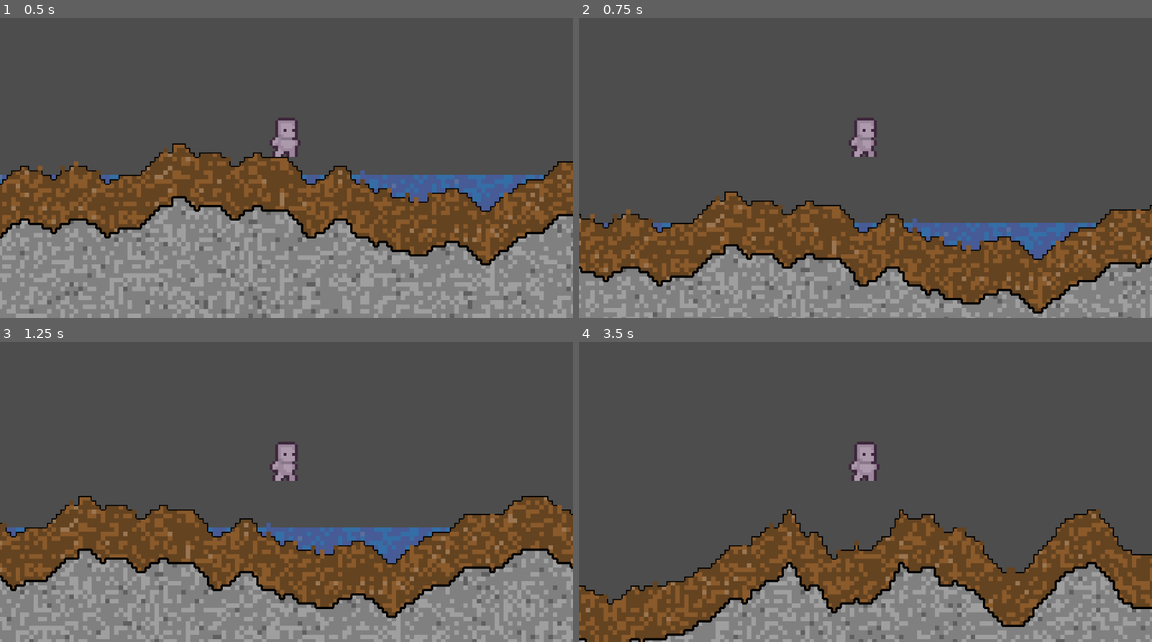
Above: before the commit, frames 1-4 (two rows, left to right).
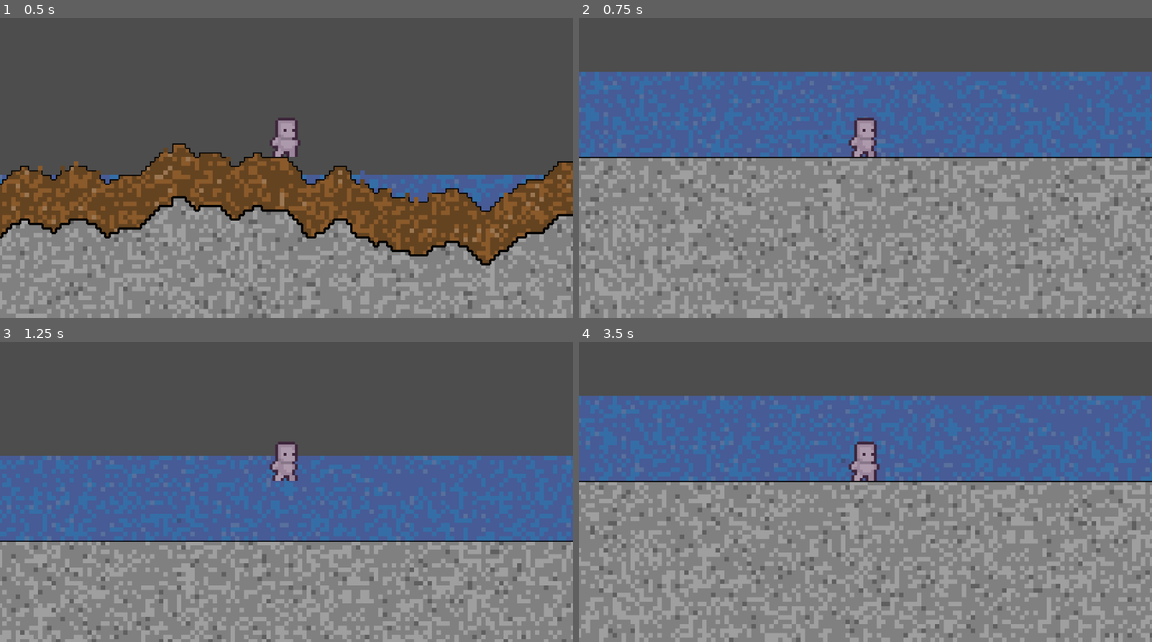
Above: after the commit, the same moments.

Repository: MessrsBrightside/pixel-mixel
Game: Godot game, scene res://scenes/main.tscn
Two runs of this game, one before a commit and one after it. Both use one fixed random seed, a clock stepped at 60 frames per second and the inputs below.
Inputs:
- Up to frame 1 (0.5 s): no input
- Up to frame 2 (0.75 s): tap Enter (ui_accept) at 0.5 s; hold Right (ui_right) from 0.53 s (still down); tap 8 at 0.6 s
- Up to frame 3 (1.25 s): keep holding Right (ui_right); tap Enter (ui_accept) at 0.77 s
- Up to frame 4 (3.5 s): release Right (ui_right) at 1.28 s; hold Down 1.28-2.03 s; tap 8 at 1.35, 2.3, 3.05 s; tap Enter (ui_accept) at 1.52, 3.02 s; hold Right (ui_right) 2.03-2.78 s; tap 1 at 2.1 s; hold Up from 2.78 s (still down); tap 2 at 2.85 s

Frame 1 is identical in both runs. In frame 2, 73% of the frame differs, in the area x 0-100%, y 17-100%; in frame 3, 49%; in frame 4, 73%.

Commit message:
feat: add Forest Lake biome generation (#25)
- Central lake depression ~175 chunks wide, filled with water (LIQUID)
- Terrain slopes down gently toward lake center
- Dirt/grass surface with stone underground on land
- Maple trees on land portions (every 15-25 chunks)
- Grass/reeds at waterline (1-2 chunks tall)
- Registered in BiomeRegistry, key 8 in main.gd
- Screenshot at seed 42, 6 passing tests

Diff:
--- a/scenes/main.gd
+++ b/scenes/main.gd
@@ -70,6 +70,7 @@
 			KEY_5: _generate_preset(4)
 			KEY_6: _generate_biome("ocean_shore", 42)
 			KEY_7: _generate_biome("forest_surface", 42)
+			KEY_8: _generate_biome("forest_lake", 42)
 			KEY_R: _generate(randi(), {"amplitude": 30, "frequency": 0.02, "base_height": 75, "water_level": 80, "dirt_depth": 14, "loose_density": 0.1})
 			KEY_UP: _ticks_per_frame = mini(_ticks_per_frame * 2, 500)
 			KEY_DOWN: _ticks_per_frame = maxi(_ticks_per_frame / 2, 1)
--- a/scripts/gen/biomes/biome_registry.gd
+++ b/scripts/gen/biomes/biome_registry.gd
@@ -9,6 +9,7 @@
 func _init() -> void:
 	_biomes["ocean_shore"] = OceanShoreBiome.new()
 	_biomes["forest_surface"] = ForestSurfaceBiome.new()
+	_biomes["forest_lake"] = ForestLakeBiome.new()
 
 
 func get_biome(biome_name: String) -> GenerationPlugin:
--- /dev/null
+++ b/scripts/gen/biomes/forest_lake_biome.gd
@@ -0,0 +1,108 @@
+class_name ForestLakeBiome
+extends GenerationPlugin
+
+## Generates forest lake biome: central lake with sloped terrain, maple trees, and reeds.
+
+const DIRT := 1
+const STONE := 2
+const WATER := 3
+const GRASS := 4
+const LEAVES := 5
+const WOOD := 6
+
+
+func execute(grid: ChunkGrid, params: Dictionary) -> void:
+	var size := grid.get_size()
+	var rng: RandomNumberGenerator = params["rng"]
+
+	# Lake dimensions: 150-200 chunks wide, centered
+	var lake_width := 175
+	var lake_start := (size.x - lake_width) / 2
+	var lake_end := lake_start + lake_width
+
+	# Heights
+	var land_surface_y := int(size.y * 0.35)  # flat land surface
+	var lake_bottom_y := int(size.y * 0.55)   # lake floor
+	var water_surface_y := int(size.y * 0.42) # water level
+
+	# Slope transition zone (30 chunks on each side)
+	var slope_width := 30
+
+	# Compute surface height per column
+	var surface: Array[int] = []
+	surface.resize(size.x)
+	for x in range(size.x):
+		if x < lake_start - slope_width:
+			# Flat land left
+			surface[x] = land_surface_y
+		elif x < lake_start:
+			# Slope down to lake
+			var t := float(x - (lake_start - slope_width)) / float(slope_width)
+			surface[x] = land_surface_y + int(t * (water_surface_y - land_surface_y))
+		elif x <= lake_end:
+			# Lake floor
+			surface[x] = lake_bottom_y
+		elif x <= lake_end + slope_width:
+			# Slope up from lake
+			var t := 1.0 - float(x - lake_end) / float(slope_width)
+			surface[x] = land_surface_y + int(t * (water_surface_y - land_surface_y))
+		else:
+			# Flat land right
+			surface[x] = land_surface_y
+
+	# Fill terrain
+	for x in range(size.x):
+		var sy: int = surface[x]
+		var is_lake := x >= lake_start and x <= lake_end
+
+		if is_lake:
+			# Stone floor under lake
+			for y in range(sy, size.y):
+				grid.set_chunk(Vector2i(x, y), STONE, 0, ChunkGrid.State.STATIC)
+			# Water fill
+			for y in range(water_surface_y, sy):
+				grid.set_chunk(Vector2i(x, y), WATER, 0, ChunkGrid.State.LIQUID)
+		else:
+			# Land: grass top, dirt, then stone
+			grid.set_chunk(Vector2i(x, sy), GRASS, 0, ChunkGrid.State.STATIC)
+			var dirt_end := sy + 14
+			for y in range(sy + 1, mini(dirt_end, size.y)):
+				grid.set_chunk(Vector2i(x, y), DIRT, 0, ChunkGrid.State.STATIC)
+			for y in range(mini(dirt_end, size.y), size.y):
+				grid.set_chunk(Vector2i(x, y), STONE, 0, ChunkGrid.State.STATIC)
+
+	# Grass/reeds at waterline (1-2 chunks tall)
+	for x in [lake_start, lake_start + 1, lake_end - 1, lake_end]:
+		if x >= 0 and x < size.x:
+			var reed_h := rng.randi_range(1, 2)
+			for i in range(reed_h):
+				var ry := water_surface_y - 1 - i
+				if ry >= 0:
+					grid.set_chunk(Vector2i(x, ry), GRASS, 0, ChunkGrid.State.STATIC)
+
+	# Maple trees on land portions (every 15-25 chunks, not in water)
+	var next_tree_x := rng.randi_range(5, 15)
+	while next_tree_x < size.x - 3:
+		if next_tree_x < lake_start - slope_width or next_tree_x > lake_end + slope_width:
+			_place_maple(grid, next_tree_x, surface[next_tree_x], rng)
+		next_tree_x += rng.randi_range(15, 25)
+
+
+func _place_maple(grid: ChunkGrid, x: int, surface_y: int, rng: RandomNumberGenerator) -> void:
+	var trunk_h := rng.randi_range(4, 6)
+	for i in range(trunk_h):
+		var ty := surface_y - 1 - i
+		if ty >= 0:
+			grid.set_chunk(Vector2i(x, ty), WOOD, 0, ChunkGrid.State.STATIC)
+	var canopy_h := rng.randi_range(3, 4)
+	var canopy_top_y := surface_y - 1 - trunk_h - canopy_h + 1
+	for row in range(canopy_h):
+		var half_w: int
+		if canopy_h == 3:
+			half_w = [1, 2, 1][row]
+		else:
+			half_w = [1, 2, 2, 1][row]
+		for lx in range(x - half_w, x + half_w + 1):
+			var ly := canopy_top_y + row
+			if grid.is_in_bounds(Vector2i(lx, ly)):
+				grid.set_chunk(Vector2i(lx, ly), LEAVES, 0, ChunkGrid.State.STATIC)
--- /dev/null
+++ b/tests/test_forest_lake_biome.gd
@@ -0,0 +1,113 @@
+extends SceneTree
+
+## Headless functional test for forest lake biome generation.
+
+
+func _init() -> void:
+	var passed := 0
+	var failed := 0
+
+	var gen := BiomeGenerator.new()
+	var grid := gen.generate("forest_lake", 42)
+	var size := grid.get_size()
+
+	# Test: grid is 500x144
+	if size == Vector2i(500, 144):
+		passed += 1
+		print("PASS: biome grid is 500x144")
+	else:
+		failed += 1
+		print("FAIL: biome grid size is %s (expected 500x144)" % str(size))
+
+	# Test: deterministic
+	var grid2 := gen.generate("forest_lake", 42)
+	var identical := true
+	for y in range(144):
+		for x in range(500):
+			var a = grid.get_chunk(Vector2i(x, y))
+			var b = grid2.get_chunk(Vector2i(x, y))
+			if a.terrain != b.terrain or a.color != b.color or a.state != b.state:
+				identical = false
+				break
+		if not identical:
+			break
+	if identical:
+		passed += 1
+		print("PASS: deterministic — same seed = same output")
+	else:
+		failed += 1
+		print("FAIL: non-deterministic output")
+
+	# Test: water body present (significant LIQUID count)
+	var liquid_count := 0
+	for y in range(144):
+		for x in range(500):
+			var chunk = grid.get_chunk(Vector2i(x, y))
+			if chunk.state == ChunkGrid.State.LIQUID:
+				liquid_count += 1
+	if liquid_count > 1000:
+		passed += 1
+		print("PASS: water body present (%d LIQUID chunks)" % liquid_count)
+	else:
+		failed += 1
+		print("FAIL: insufficient water (%d LIQUID chunks)" % liquid_count)
+
+	# Test: trees present on land (wood + leaves)
+	var wood_count := 0
+	var leaves_count := 0
+	for y in range(144):
+		for x in range(500):
+			var chunk = grid.get_chunk(Vector2i(x, y))
+			if chunk.terrain == 6:
+				wood_count += 1
+			elif chunk.terrain == 5:
+				leaves_count += 1
+	if wood_count > 0 and leaves_count > 0:
+		passed += 1
+		print("PASS: trees present (wood=%d leaves=%d)" % [wood_count, leaves_count])
+	else:
+		failed += 1
+		print("FAIL: no trees (wood=%d leaves=%d)" % [wood_count, leaves_count])
+
+	# Test: grass at waterline
+	var grass_near_water := 0
+	for y in range(144):
+		for x in range(500):
+			var chunk = grid.get_chunk(Vector2i(x, y))
+			if chunk.terrain == 4 and chunk.state == ChunkGrid.State.STATIC:
+				# Check if adjacent to a liquid chunk
+				var neighbors := grid.get_neighbors(Vector2i(x, y))
+				for n in neighbors:
+					if n.state == ChunkGrid.State.LIQUID:
+						grass_near_water += 1
+						break
+	if grass_near_water > 0:
+		passed += 1
+		print("PASS: grass at waterline (%d chunks)" % grass_near_water)
+	else:
+		failed += 1
+		print("FAIL: no grass at waterline")
+
+	# Test: stone underground
+	var stone_count := 0
+	for y in range(144):
+		for x in range(500):
+			var chunk = grid.get_chunk(Vector2i(x, y))
+			if chunk.terrain == 2:
+				stone_count += 1
+	if stone_count > 0:
+		passed += 1
+		print("PASS: stone underground (%d chunks)" % stone_count)
+	else:
+		failed += 1
+		print("FAIL: no stone found")
+
+	# Summary
+	print("")
+	print("Results: %d passed, %d failed" % [passed, failed])
+	if failed == 0:
+		print("ALL TESTS PASSED")
+	else:
+		print("SOME TESTS FAILED")
+
+	quit()
Binary file added: screenshots/phase1/forest_lake_seed42.png
Not shown, added: scripts/gen/biomes/forest_lake_biome.gd.uid
Not shown, added: tests/test_forest_lake_biome.gd.uid
Not shown, changed: changelog.md
Not shown, added: screenshots/phase1/forest_lake_seed42.png.why.md
Not shown, added: scripts/gen/biomes/forest_lake_biome.gd.why.md
Not shown, added: tests/test_forest_lake_biome.gd.why.md
